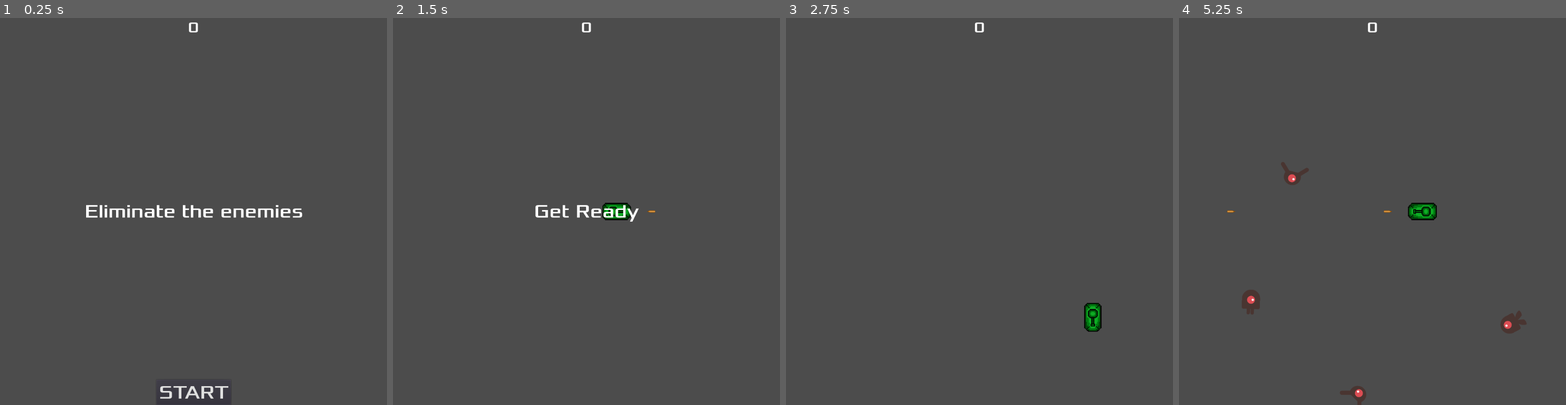
Above: before the commit, frames 1-4 (left to right).
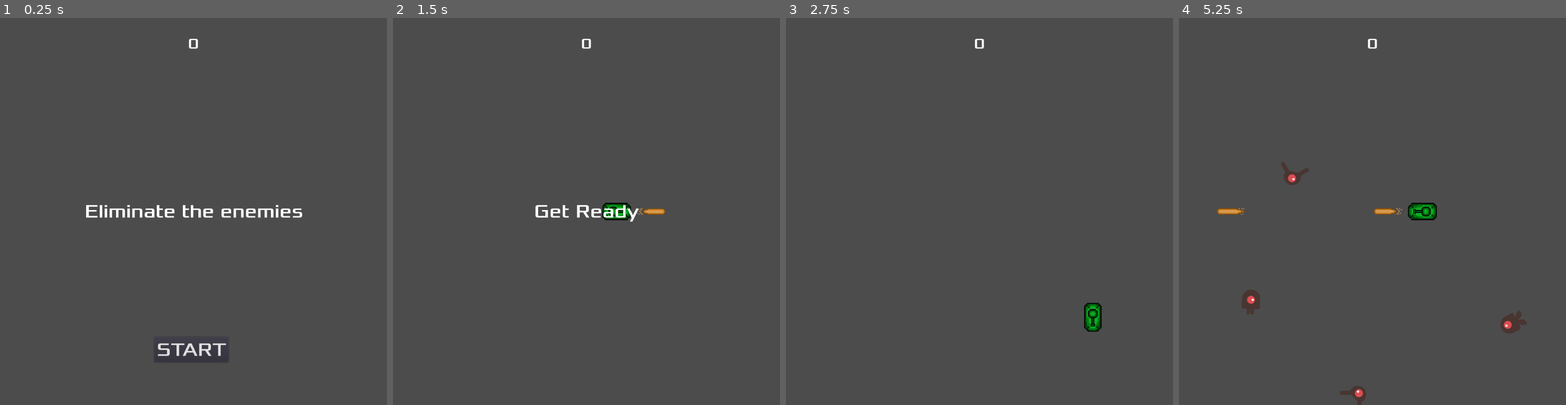
Above: after the commit, the same moments.

Repository: kappachino777/godot_training
Game: Godot game, scene res://src/Main.tscn
Two runs of this game, one before a commit and one after it. Both use one fixed random seed, a clock stepped at 60 frames per second and the inputs below.
Inputs:
- Up to frame 1 (0.25 s): no input
- Up to frame 2 (1.5 s): click "START" at 0.5 s; tap Enter at 1.25 s; hold D (move_right) from 1.28 s (still down); tap Space (shoot) at 1.35 s
- Up to frame 3 (2.75 s): release D (move_right) at 2.03 s; hold S (move_down) from 2.03 s (still down); tap Space (shoot) at 2.1 s
- Up to frame 4 (5.25 s): release S (move_down) at 2.78 s; hold D (move_right) 2.78-3.53 s; tap Space (shoot) every 0.75 s from 2.85 to 5.1 s; hold W (move_up) 3.53-4.28 s; hold A (move_left) from 4.28 s (still down)

The runs differ from the first frame. In frame 1, 0.6% of the frame differs, in the area x 40-59%, y 1-100%; in frame 2, 0.2%; in frame 3, less than 0.1%; in frame 4, 0.3%.

Commit message:
score counter debug + finishing

Diff:
--- a/Main.gd
+++ b/Main.gd
@@ -2,6 +2,9 @@
 
 export(PackedScene) var mob_scene
 var score
+var enemies
+var count
+var prev
 # Declare member variables here. Examples:
 # var a = 2
 # var b = "text"
@@ -15,7 +18,7 @@
 func game_over():
 	$mobTimer.stop()
 	$HUD.show_game_over()
-	get_tree().call_group("mobs", "queue_free")
+	get_tree().call_group("enemies", "queue_free")
 
 func new_game():
 	score = 0
@@ -54,9 +57,10 @@
 	add_child(mob)
 
 
+
+
 func _on_startTimer_timeout():
 	$mobTimer.start()
 
-func score_counter():
-	score += 1
-	$HUD.update_score(score)
+func _score_counter():
+	$HUD.update_score(Global.score)
--- a/project.godot
+++ b/project.godot
@@ -29,6 +29,11 @@
 config/name="Try 2"
 run/main_scene="res://src/Main.tscn"
 config/icon="res://icon.png"
+
+[autoload]
+
+Global="*res://src/Global.tscn"
+ScoreCounter="*res://src/ScoreCounter.gd"
 
 [display]
 
--- a/src/Bullet.tscn
+++ b/src/Bullet.tscn
@@ -19,17 +19,19 @@
 height = 16.0
 
 [sub_resource type="CapsuleShape2D" id=3]
-radius = 3.0
-height = 18.0
+radius = 7.99992
+height = 56.0002
 
 [node name="bullet" type="RigidBody2D"]
 gravity_scale = 0.0
 script = ExtResource( 5 )
 
 [node name="AnimatedSprite" type="AnimatedSprite" parent="."]
-position = Vector2( 0, -1.25 )
-scale = Vector2( 0.1, 0.1 )
+position = Vector2( 0, -3.5 )
+scale = Vector2( 0.3, 0.3 )
 frames = SubResource( 1 )
+frame = 1
+speed_scale = 3.0
 playing = true
 
 [node name="CollisionShape2D" type="CollisionShape2D" parent="."]
--- /dev/null
+++ b/src/Global.tscn
@@ -0,0 +1,6 @@
+[gd_scene load_steps=2 format=2]
+
+[ext_resource path="res://src/ScoreCounter.gd" type="Script" id=1]
+
+[node name="Global" type="Node"]
+script = ExtResource( 1 )
--- a/src/HUD.tscn
+++ b/src/HUD.tscn
@@ -22,8 +22,9 @@
 anchor_left = 0.5
 anchor_right = 0.5
 margin_left = -351.0
+margin_top = 43.0
 margin_right = 351.0
-margin_bottom = 49.0
+margin_bottom = 92.0
 custom_fonts/font = SubResource( 1 )
 text = "0"
 align = 1
@@ -48,9 +49,10 @@
 anchor_top = 1.0
 anchor_right = 0.5
 anchor_bottom = 1.0
-margin_left = -98.5
-margin_top = -67.0
-margin_right = 98.5
+margin_left = -104.0
+margin_top = -180.0
+margin_right = 93.0
+margin_bottom = -113.0
 custom_fonts/font = SubResource( 3 )
 text = "START"
 
--- a/src/Main.tscn
+++ b/src/Main.tscn
@@ -1,9 +1,10 @@
-[gd_scene load_steps=6 format=2]
+[gd_scene load_steps=7 format=2]
 
 [ext_resource path="res://Main.gd" type="Script" id=1]
 [ext_resource path="res://src/player.tscn" type="PackedScene" id=2]
 [ext_resource path="res://src/enemy.tscn" type="PackedScene" id=3]
 [ext_resource path="res://src/HUD.tscn" type="PackedScene" id=4]
+[ext_resource path="res://src/ScoreCounter.tscn" type="PackedScene" id=5]
 
 [sub_resource type="Curve2D" id=1]
 _data = {
@@ -33,7 +34,14 @@
 
 [node name="HUD" parent="." instance=ExtResource( 4 )]
 
+[node name="ScoreCounter" parent="." instance=ExtResource( 5 )]
+
+[node name="Timer" type="Timer" parent="."]
+wait_time = 0.1
+autostart = true
+
 [connection signal="hit" from="player" to="." method="game_over"]
 [connection signal="timeout" from="mobTimer" to="." method="_on_mobTimer_timeout"]
 [connection signal="timeout" from="startTimer" to="." method="_on_startTimer_timeout"]
 [connection signal="start_game" from="HUD" to="." method="new_game"]
+[connection signal="timeout" from="Timer" to="." method="_score_counter"]
--- /dev/null
+++ b/src/ScoreCounter.gd
@@ -0,0 +1,16 @@
+extends Node
+signal score
+
+# Declare member variables here. Examples:
+# var a = 2
+# var b = "text"
+var score  = 0
+
+# Called when the node enters the scene tree for the first time.
+func _ready():
+	pass # Replace with function body.
+
+
+# Called every frame. 'delta' is the elapsed time since the previous frame.
+#func _process(delta):
+#	pass
--- /dev/null
+++ b/src/ScoreCounter.tscn
@@ -0,0 +1,6 @@
+[gd_scene load_steps=2 format=2]
+
+[ext_resource path="res://src/ScoreCounter.gd" type="Script" id=1]
+
+[node name="ScoreCounter" type="Node"]
+script = ExtResource( 1 )
--- a/src/enemy.gd
+++ b/src/enemy.gd
@@ -2,6 +2,7 @@
 extends RigidBody2D
 
 signal dead
+var addScore
 # Declare member variables here. Examples:
 # var a = 2
 # var b = "text"
@@ -20,8 +21,8 @@
 	emit_signal("dead")
 	hide()
 	queue_free()
+	Global.score += 1
 	$CollisionShape2D.set_deferred("disabled", true)
-	$Main.score_counter()
 # Called every frame. 'delta' is the elapsed time since the previous frame.
 #func _process(delta):
 #	pass
--- a/src/enemy.tscn
+++ b/src/enemy.tscn
@@ -7,14 +7,10 @@
 [ext_resource path="res://art/enemyFlyingAlt_2.png" type="Texture" id=5]
 [ext_resource path="res://art/enemyFlyingAlt_1.png" type="Texture" id=6]
 [ext_resource path="res://src/enemy.gd" type="Script" id=7]
+[ext_resource path="res://src/ScoreCounter.tscn" type="PackedScene" id=8]
 
 [sub_resource type="SpriteFrames" id=1]
 animations = [ {
-"frames": [ ExtResource( 1 ), ExtResource( 4 ) ],
-"loop": true,
-"name": "swim",
-"speed": 5.0
-}, {
 "frames": [ ExtResource( 6 ), ExtResource( 5 ) ],
 "loop": true,
 "name": "fly",
@@ -23,6 +19,11 @@
 "frames": [ ExtResource( 3 ), ExtResource( 2 ) ],
 "loop": true,
 "name": "walk",
+"speed": 5.0
+}, {
+"frames": [ ExtResource( 1 ), ExtResource( 4 ) ],
+"loop": true,
+"name": "swim",
 "speed": 5.0
 } ]
 
@@ -47,3 +48,5 @@
 shape = SubResource( 2 )
 
 [node name="VisibilityNotifier2D" type="VisibilityNotifier2D" parent="."]
+
+[node name="ScoreCounter" parent="." instance=ExtResource( 8 )]
Not shown: 1 places in src/enemy.tscn that only renumber resources
